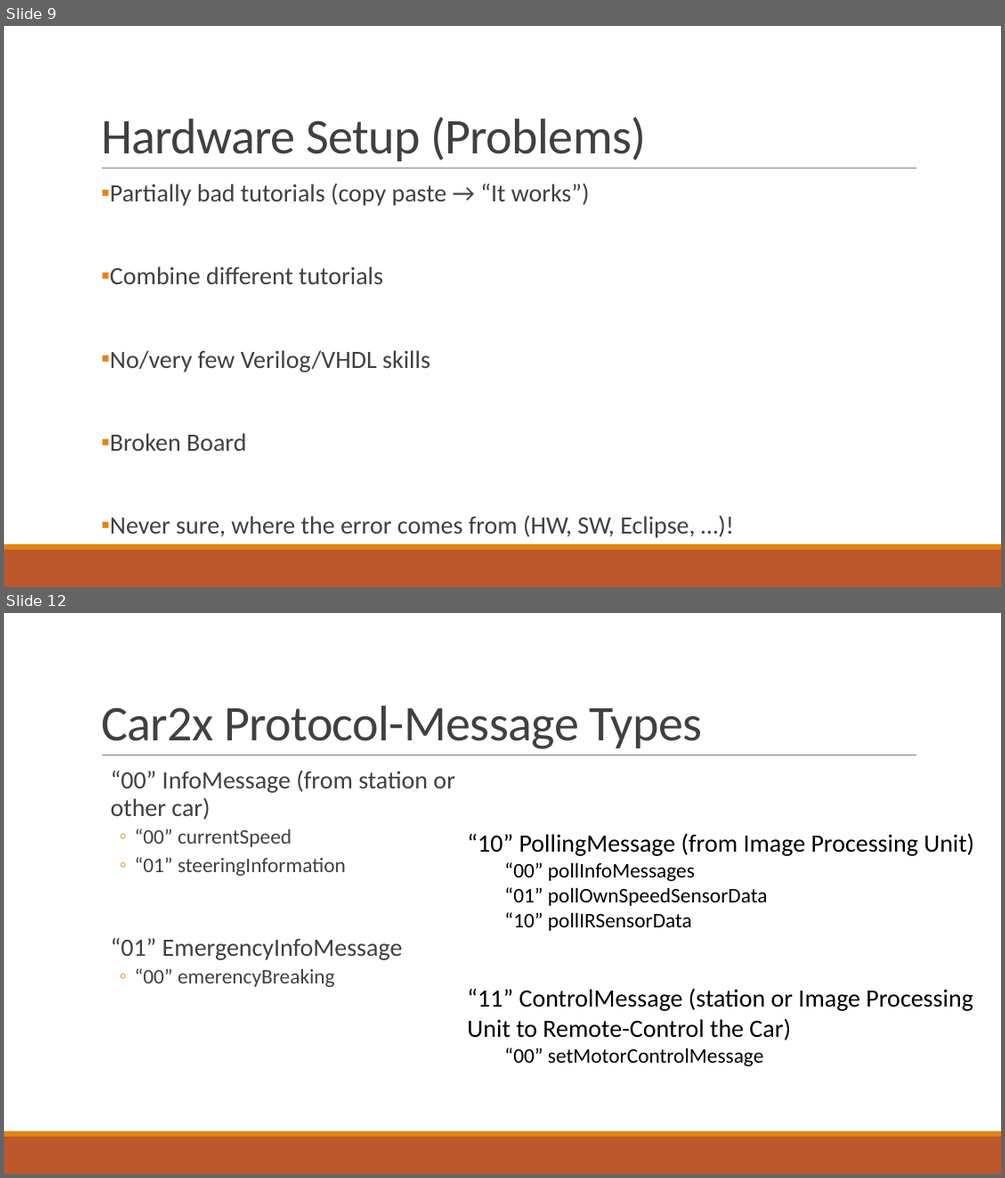
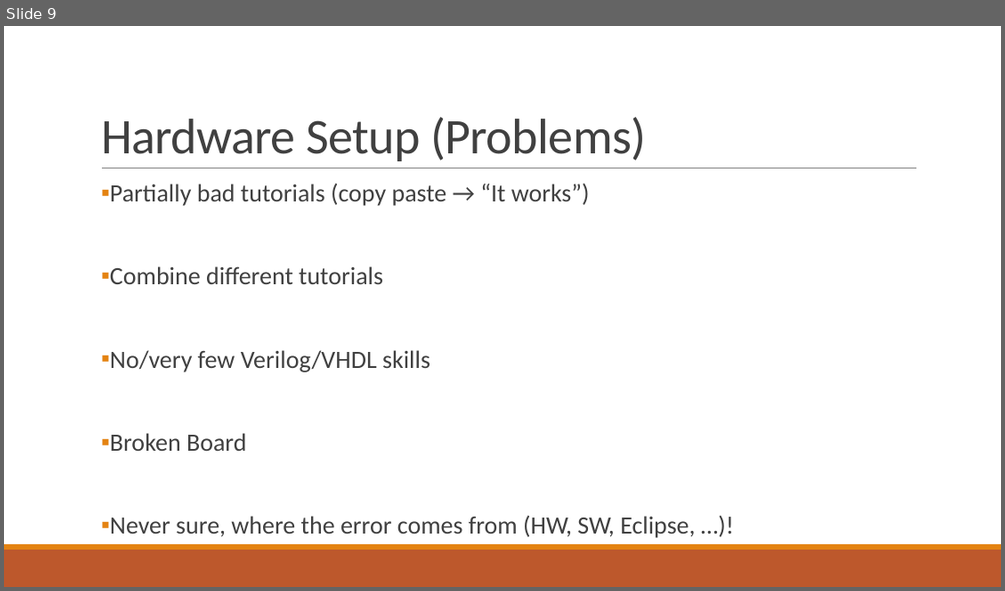
Before and after one commit to fjanssen/Car2X, a slide deck: doc/FinalPresentation.pptx. Shown one above the other, each under a label of ours: slides 9 and 12 before the commit, slide 9 after it; the slides between them are not shown. The pictures are 1005x1178 and 1005x591 pixels, drawn with LibreOffice and Linux fonts; fonts in the diff are those of the drawing. Boxes give left, top, right and bottom in pixels: in the first picture for what was removed or moved away, otherwise in the second. Text is boxed around its words. In the diff, an @@ line names an element or a change of style, - is before the commit and + after.

```diff
--- a/doc/FinalPresentation.pptx
+++ b/doc/FinalPresentation.pptx
@@ slide 12 removed at <box>4,613,1001,1174</box>, background #FFFFFF; not listed: 3 template elements that a slide beside it also shows @@
@@ title removed at <box>101,706,702,749</box> @@
-Car2x Protocol-Message Types
@@ text removed at <box>111,771,455,987</box> @@
-  “00” InfoMessage (from station or other car)
-  ◦ “00” currentSpeed
-  ◦ “01” steeringInformation
-  “01” EmergencyInfoMessage
-  ◦ “00” emerencyBreaking
@@ text removed at <box>467,833,974,1066</box> @@
-“10” PollingMessage (from Image Processing Unit)
-  “00” pollInfoMessages
-  “01” pollOwnSpeedSensorData
-  “10” pollIRSensorData
-“11” ControlMessage (station or Image Processing Unit to Remote-Control the Car)
-  “00” setMotorControlMessage
```
Also in this commit, not shown: 5 slides changed, 6 slides added, 2 other slides removed.
